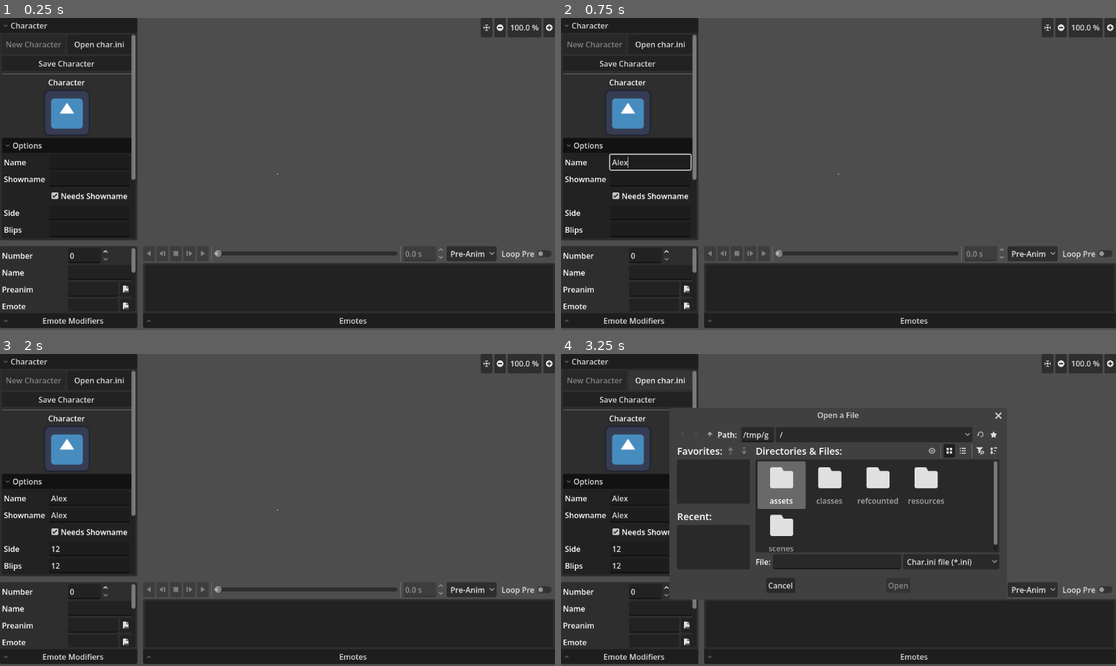
Above: before the commit, frames 1-4 (two rows, left to right).
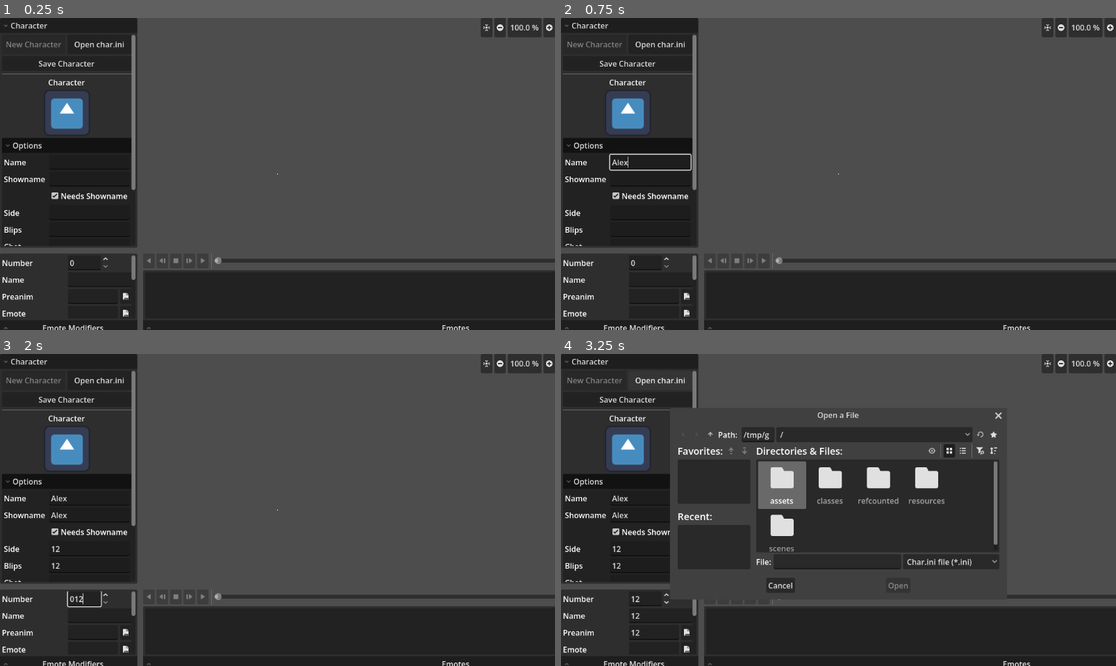
Above: after the commit, the same moments.

Repository: Crystalwarrior/KFO-CharMaker
Game: Godot game, scene res://scenes/main.tscn
Two runs of this game, one before a commit and one after it. Both use one fixed random seed, a clock stepped at 60 frames per second and the inputs below. The engine's default icon, where the game draws it, is replaced by a stand-in: a white triangle on a blue panel in a dark square.
Inputs (mouse positions are in pixels of both pictures, inside the frame that each line leads up to):
- Up to frame 1 (0.25 s): no input
- Up to frame 2 (0.75 s): click (649, 161) at 0.52 s; type "Alex" at 0.6 s
- Up to frame 3 (2 s): click (88, 516) at 0.75 s; type "Alex" at 0.83 s; click (88, 547) at 0.98 s; type "12" at 1.07 s; click (88, 566) at 1.27 s; type "12" at 1.35 s; click (88, 581) at 1.5 s; type "12" at 1.58 s; click (88, 600) at 1.73 s; type "12" at 1.82 s
- Up to frame 4 (3.25 s): click (649, 616) at 2.02 s; type "12" at 2.1 s; click (649, 631) at 2.25 s; type "12" at 2.33 s; click "Open char.ini" at 2.75 s

The runs differ from the first frame. In frame 1, 5.4% of the frame differs, in the area x 0-100%, y 51-100%; in frame 2, 5.4%; in frame 3, 5.5%; in frame 4, 5.1%.
Error before the commit: Invalid assignment of property or key 'char_name' with value of type 'String' on a base object of type 'Nil'. (res://scenes/char_converter.gd:190)
Error after the commit: Invalid assignment of property or key 'char_name' with value of type 'String' on a base object of type 'Nil'. (res://scenes/char_converter.gd:196)

Commit message:
Add "install magick dialog" so the program detects if you don't have ImageMagick installed

Diff:
--- a/refcounted/magick.gd
+++ b/refcounted/magick.gd
@@ -1,6 +1,17 @@
 extends RefCounted
 
 class_name Magick
+
+func test_magick() -> bool:
+	var result: int = OS.execute(
+		"magick",
+		[
+			"-version"
+		]
+	)
+	if result != OK:
+		return false
+	return true
 
 # Returns the frame data for each animated frame in the image
 func get_frame_data(image_path: String) -> Array[Dictionary]:
--- a/scenes/char_converter.gd
+++ b/scenes/char_converter.gd
@@ -4,6 +4,7 @@
 @onready var image_dialog: FileDialog = %ImageDialog
 @onready var file_dialog_save: FileDialog = %FileDialogSave
 @onready var confirmation_dialog: ConfirmationDialog = %ConfirmationDialog
+@onready var install_magick_dialog: AcceptDialog = %InstallMagickDialog
 
 @onready var new_button: Button = %NewButton
 @onready var open_ini_button: Button = %OpenIniButton
@@ -134,6 +135,11 @@
 	sound_name_edit.text_changed.connect(_on_emote_sound_changed)
 	sound_time_edit.value_changed.connect(_on_emote_soundTime_changed)
 	sound_loop_check.toggled.connect(_on_emote_soundLoop_changed)
+
+	var magick: Magick = Magick.new()
+	var magick_real: bool = magick.test_magick()
+	if not magick_real:
+		install_magick_dialog.popup_centered()
 
 
 func _on_open_ini_button_pressed() -> void:
--- a/scenes/char_converter.tscn
+++ b/scenes/char_converter.tscn
@@ -47,12 +47,51 @@
 
 [node name="ConfirmationDialog" type="ConfirmationDialog" parent="." unique_id=959821638]
 unique_name_in_owner = true
+oversampling_override = 1.0
+
+[node name="InstallMagickDialog" type="AcceptDialog" parent="." unique_id=304357719]
+unique_name_in_owner = true
+oversampling_override = 1.0
+title = "ImageMagick Not Found!"
+position = Vector2i(0, 36)
+size = Vector2i(475, 132)
+dialog_text = "Magick does not exist, so Animations can't be supported!
+Please install it from the official ImageMagick website here:
+"
+
+[node name="Control" type="Control" parent="InstallMagickDialog" unique_id=386366596]
+layout_mode = 3
+anchors_preset = 0
+offset_left = 8.0
+offset_top = 8.0
+offset_right = 467.0
+offset_bottom = 83.0
+mouse_filter = 2
+
+[node name="LinkButton" type="LinkButton" parent="InstallMagickDialog/Control" unique_id=1515907119]
+layout_mode = 1
+anchors_preset = 7
+anchor_left = 0.5
+anchor_top = 1.0
+anchor_right = 0.5
+anchor_bottom = 1.0
+offset_left = -77.0
+offset_top = -23.0
+offset_right = 77.0
+grow_horizontal = 2
+grow_vertical = 0
+size_flags_horizontal = 4
+size_flags_vertical = 0
+text = "Install ImageMagick"
+uri = "https://imagemagick.org/download/#windows"
 
 [node name="HSplitContainer" type="HSplitContainer" parent="." unique_id=2015959634]
 layout_mode = 1
 anchors_preset = 15
 anchor_right = 1.0
 anchor_bottom = 1.0
+offset_right = 426.0
+offset_bottom = 15.0
 grow_horizontal = 2
 grow_vertical = 2
 drag_area_highlight_in_editor = true
